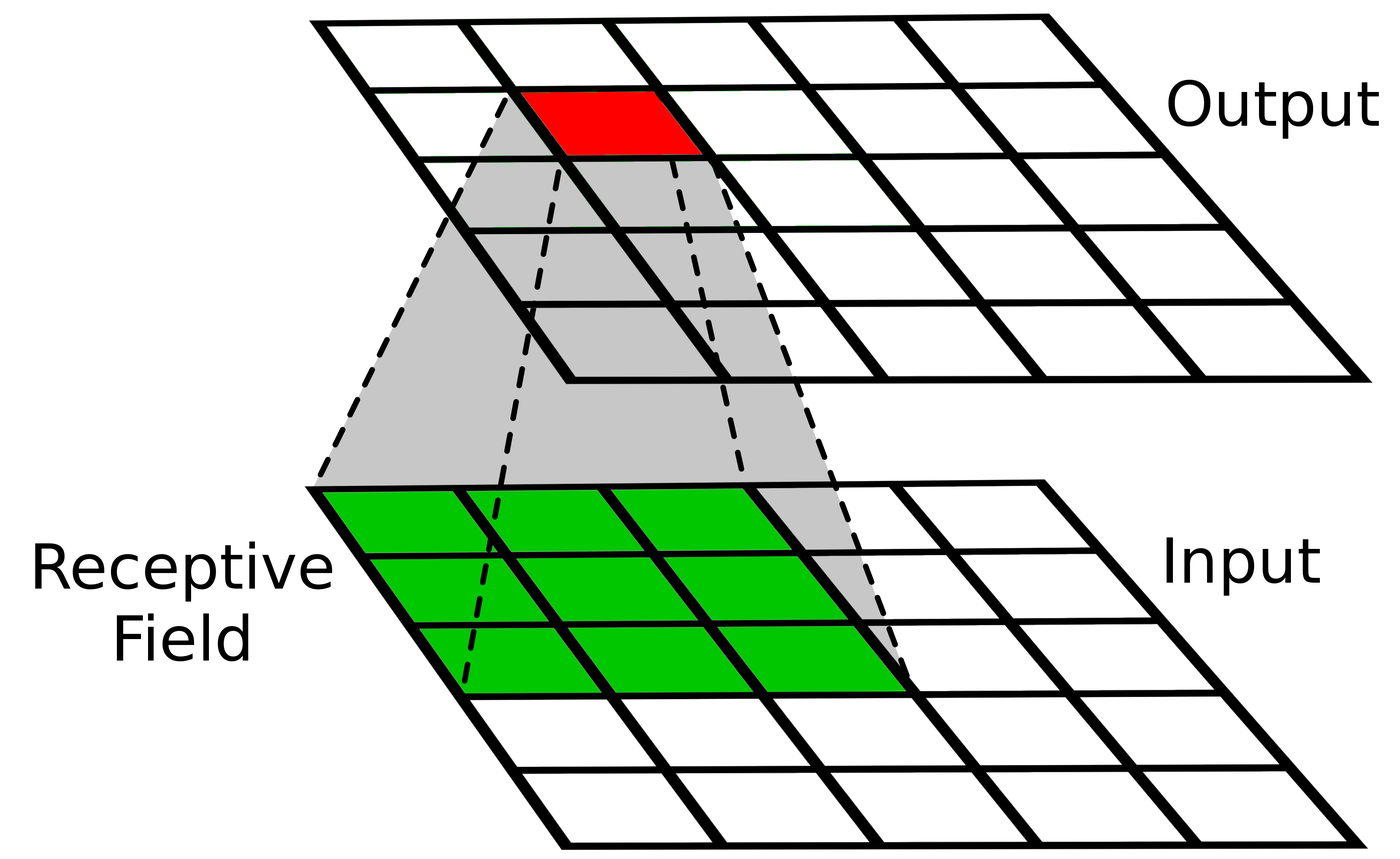
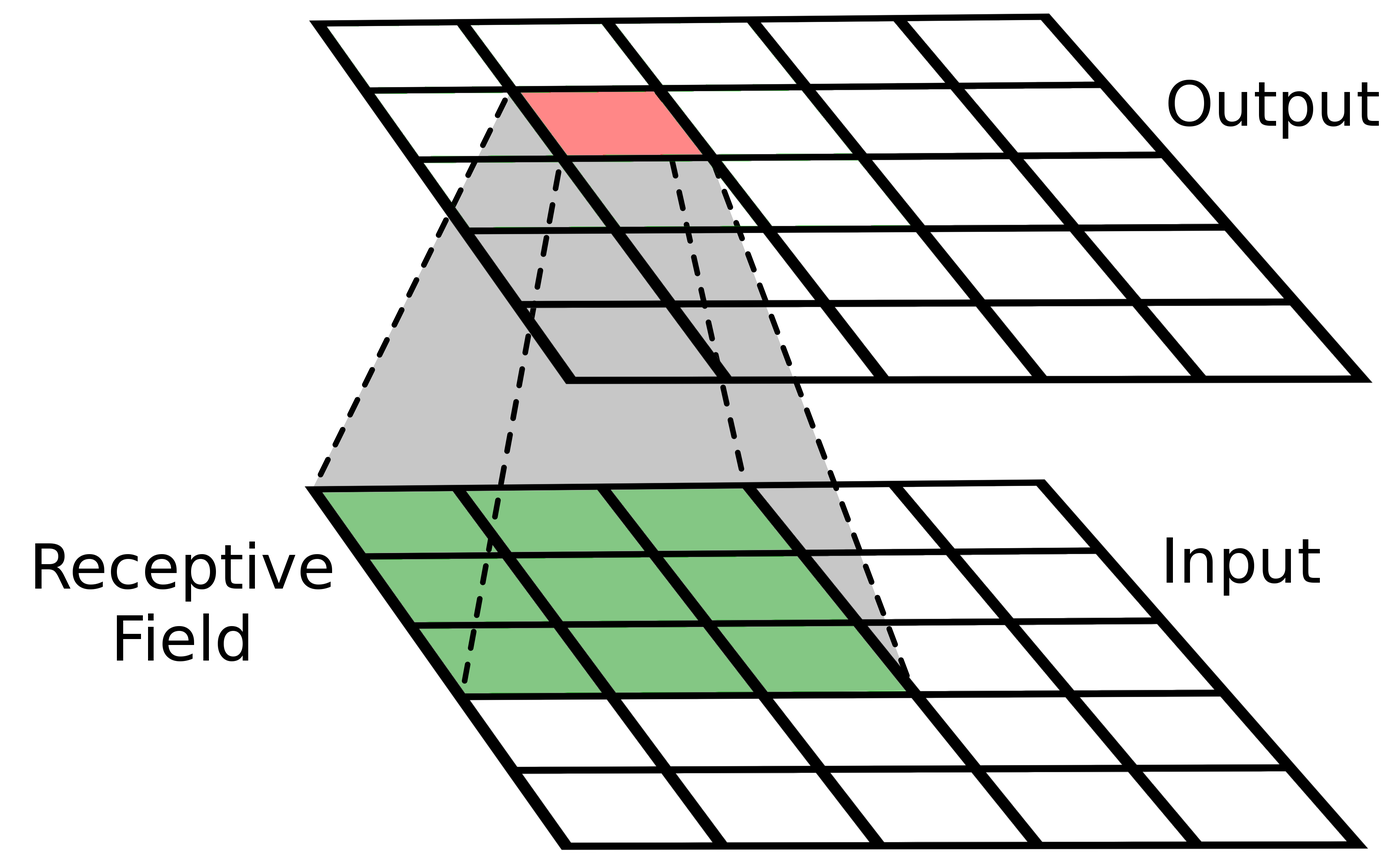
Layers edited between the first and the second (1400, 859) image:
painted on "Layer copy #1" over 521, 91, 702, 156
painted on "Layer copy" over 323, 489, 906, 694
